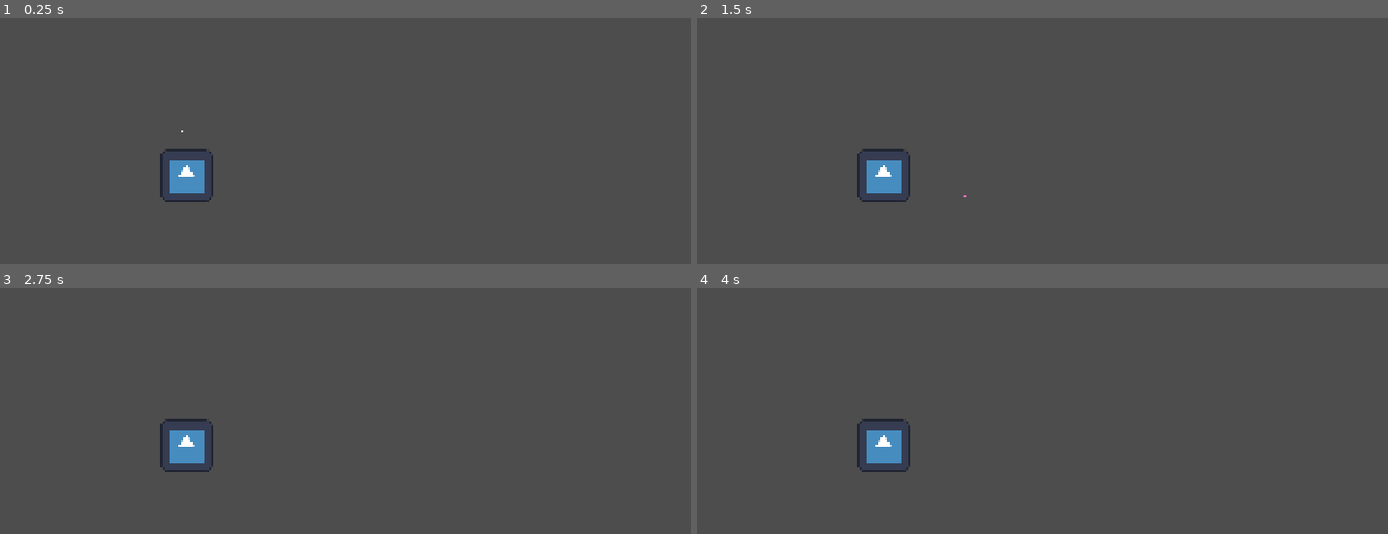
Above: before the commit, frames 1-4 (two rows, left to right).
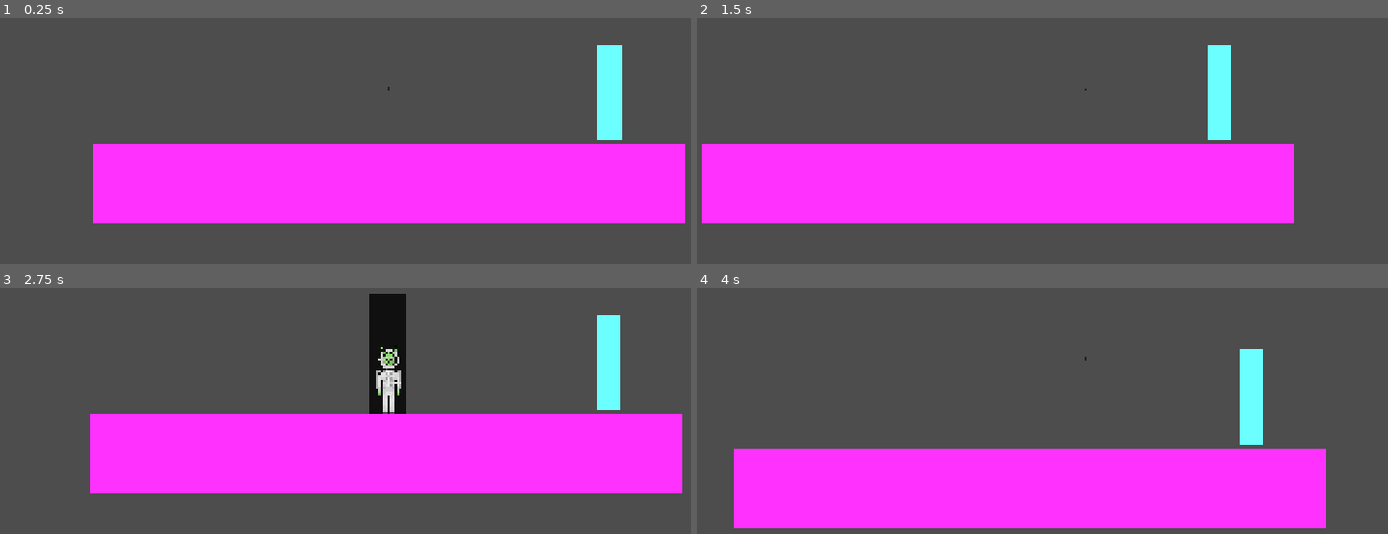
Above: after the commit, the same moments.

Repository: CARLFHG/PARSUA
Game: Godot game, scene res://scene/levelroot1.tscn
Two runs of this game, one before a commit and one after it. Both use one fixed random seed, a clock stepped at 60 frames per second and the inputs below. Before the commit the project starts from res://main.tscn. The engine's default icon, where the game draws it, is replaced by a stand-in: a white triangle on a blue panel in a dark square.
Inputs (mouse positions are in pixels of both pictures, inside the frame that each line leads up to):
- Up to frame 1 (0.25 s): no input
- Up to frame 2 (1.5 s): tap Enter at 0.5 s; move the mouse to (1256, 67) at 0.52 s; hold Right (ui_right) 0.53-1.25 s; click (1256, 67) at 0.67 s; tap Space (jump) at 0.77 s; drag from (931, 111) to (1042, 175) at 1.27 s
- Up to frame 3 (2.75 s): tap Space (jump) at 2 s; move the mouse to (outside the picture) at 2.02 s; hold Left (ui_left) from 2.03 s (still down)
- Up to frame 4 (4 s): release Left (ui_left) at 2.75 s; drag from (1042, 445) to (849, 292) at 2.77 s; tap Enter at 3.5 s; move the mouse to (1318, 423) at 3.52 s; hold Right (ui_right) from 3.53 s (still down); tap Space (jump) at 3.77 s

The runs differ from the first frame. In frame 1, 29% of the frame differs, in the area x 13-100%, y 11-84%; in frame 2, 29%; in frame 3, 32%, in the area x 13-99%, y 2-84%; in frame 4, 30%.

Commit message:
level_exit

Diff:
--- a/levelroot1.tscn
+++ /dev/null
@@ -1,118 +0,0 @@
-[gd_scene load_steps=34 format=3 uid="uid://bmcxuqgvudhyf"]
-
-[ext_resource type="Texture2D" uid="uid://btdc0hujom2ru" path="res://images/asssets/tileset/tilesets/AFTERNOON - GROUND CLIMB.jpg" id="1_4enl8"]
-[ext_resource type="Texture2D" uid="uid://dgqexndugp025" path="res://images/asssets/tileset/tilesets/AFTERNOON - GROUND CORNER LEFT.jpg" id="2_c2cvo"]
-[ext_resource type="Texture2D" uid="uid://bouw3hulj65g6" path="res://images/asssets/tileset/tilesets/DAY - GROUND DESCENT.jpg" id="3_fd1j2"]
-[ext_resource type="Texture2D" uid="uid://cmujwgb156t5k" path="res://images/asssets/tileset/tilesets/DAY - GROUND DOWN CENTER.jpg" id="4_de5ac"]
-[ext_resource type="Texture2D" uid="uid://drx44lr8uvwy6" path="res://images/asssets/tileset/tilesets/DAY - GROUND DOWN LEFT.jpg" id="5_i2c50"]
-[ext_resource type="Texture2D" uid="uid://dw6emgw8jiwmx" path="res://images/asssets/tileset/tilesets/DAY - GROUND DOWN RIGHT.jpg" id="6_3p7hr"]
-[ext_resource type="Texture2D" uid="uid://dvuymvjg61teq" path="res://images/asssets/tileset/tilesets/DAY - GROUND TOP LEFT.jpg" id="7_t4j5p"]
-[ext_resource type="Texture2D" uid="uid://b8ko7ok2pqclb" path="res://images/asssets/tileset/tilesets/DAY - GROUND TOP RIGHT.jpg" id="8_yxxul"]
-[ext_resource type="Texture2D" uid="uid://c0hcyv8xwmmj" path="res://images/asssets/tileset/tilesets/AFTERNOON - GROUND CORNER RIGHT.jpg" id="9_uianm"]
-[ext_resource type="Texture2D" uid="uid://btyfrc2nm6p6k" path="res://images/asssets/tileset/tilesets/AFTERNOON - GROUND DESCENT.jpg" id="10_tv0n6"]
-[ext_resource type="Texture2D" uid="uid://bjgo774q83p58" path="res://images/asssets/tileset/tilesets/AFTERNOON - GROUND TOP CENTER.jpg" id="11_pwm0d"]
-[ext_resource type="Texture2D" uid="uid://bmde8n84mv0lp" path="res://images/asssets/tileset/tilesets/AFTERNOON - GROUND TOP LEFT.jpg" id="12_8itxx"]
-[ext_resource type="Texture2D" uid="uid://ddp51wu46nikn" path="res://images/asssets/tileset/tilesets/AFTERNOON - GROUND TOP RIGHT.jpg" id="13_wyqm5"]
-[ext_resource type="Texture2D" uid="uid://kdnrsdus46wn" path="res://images/asssets/tileset/tilesets/DAY - GROUND CLIMB.jpg" id="14_cc2k8"]
-[ext_resource type="Texture2D" uid="uid://dofokufj5hf27" path="res://images/asssets/tileset/tilesets/DAY - GROUND CORNER LEFT.jpg" id="15_yf1fn"]
-[ext_resource type="Texture2D" uid="uid://c1dudkhk7x8hg" path="res://images/asssets/tileset/tilesets/DAY - GROUND CORNER RIGHT.jpg" id="16_nwa0f"]
-
-[sub_resource type="TileSetAtlasSource" id="TileSetAtlasSource_mcna4"]
-texture = ExtResource("1_4enl8")
-0:0/0 = 0
-1:0/0 = 0
-0:1/0 = 0
-1:1/0 = 0
-
-[sub_resource type="TileSetAtlasSource" id="TileSetAtlasSource_2egoe"]
-texture = ExtResource("2_c2cvo")
-0:0/0 = 0
-
-[sub_resource type="TileSetAtlasSource" id="TileSetAtlasSource_2m5bl"]
-texture = ExtResource("3_fd1j2")
-0:0/0 = 0
-1:0/0 = 0
-0:1/0 = 0
-1:1/0 = 0
-
-[sub_resource type="TileSetAtlasSource" id="TileSetAtlasSource_oxupx"]
-texture = ExtResource("4_de5ac")
-0:0/0 = 0
-
-[sub_resource type="TileSetAtlasSource" id="TileSetAtlasSource_5hh6e"]
-texture = ExtResource("5_i2c50")
-0:0/0 = 0
-
-[sub_resource type="TileSetAtlasSource" id="TileSetAtlasSource_456qx"]
-texture = ExtResource("6_3p7hr")
-0:0/0 = 0
-
-[sub_resource type="TileSetAtlasSource" id="TileSetAtlasSource_iqo2l"]
-texture = ExtResource("7_t4j5p")
-0:0/0 = 0
-
-[sub_resource type="TileSetAtlasSource" id="TileSetAtlasSource_huuai"]
-texture = ExtResource("8_yxxul")
-0:0/0 = 0
-
-[sub_resource type="TileSetAtlasSource" id="TileSetAtlasSource_i7g4v"]
-texture = ExtResource("9_uianm")
-0:0/0 = 0
-
-[sub_resource type="TileSetAtlasSource" id="TileSetAtlasSource_vwyj4"]
-texture = ExtResource("10_tv0n6")
-0:0/0 = 0
-1:0/0 = 0
-0:1/0 = 0
-1:1/0 = 0
-
-[sub_resource type="TileSetAtlasSource" id="TileSetAtlasSource_b6lyl"]
-texture = ExtResource("11_pwm0d")
-0:0/0 = 0
-
-[sub_resource type="TileSetAtlasSource" id="TileSetAtlasSource_vy3ft"]
-texture = ExtResource("12_8itxx")
-0:0/0 = 0
-
-[sub_resource type="TileSetAtlasSource" id="TileSetAtlasSource_jdf06"]
-texture = ExtResource("13_wyqm5")
-0:0/0 = 0
-
-[sub_resource type="TileSetAtlasSource" id="TileSetAtlasSource_spruf"]
-texture = ExtResource("14_cc2k8")
-0:0/0 = 0
-1:0/0 = 0
-0:1/0 = 0
-1:1/0 = 0
-
-[sub_resource type="TileSetAtlasSource" id="TileSetAtlasSource_vbhqc"]
-texture = ExtResource("15_yf1fn")
-0:0/0 = 0
-
-[sub_resource type="TileSetAtlasSource" id="TileSetAtlasSource_e4r2x"]
-texture = ExtResource("16_nwa0f")
-0:0/0 = 0
-
-[sub_resource type="TileSet" id="TileSet_jqywy"]
-sources/0 = SubResource("TileSetAtlasSource_mcna4")
-sources/1 = SubResource("TileSetAtlasSource_2egoe")
-sources/2 = SubResource("TileSetAtlasSource_i7g4v")
-sources/3 = SubResource("TileSetAtlasSource_vwyj4")
-sources/4 = SubResource("TileSetAtlasSource_b6lyl")
-sources/5 = SubResource("TileSetAtlasSource_vy3ft")
-sources/6 = SubResource("TileSetAtlasSource_jdf06")
-sources/7 = SubResource("TileSetAtlasSource_spruf")
-sources/8 = SubResource("TileSetAtlasSource_vbhqc")
-sources/9 = SubResource("TileSetAtlasSource_e4r2x")
-sources/10 = SubResource("TileSetAtlasSource_2m5bl")
-sources/11 = SubResource("TileSetAtlasSource_oxupx")
-sources/12 = SubResource("TileSetAtlasSource_5hh6e")
-sources/13 = SubResource("TileSetAtlasSource_456qx")
-sources/14 = SubResource("TileSetAtlasSource_iqo2l")
-sources/15 = SubResource("TileSetAtlasSource_huuai")
-
-[node name="levelroot" type="Node2D"]
-
-[node name="TileMapLayer" type="TileMapLayer" parent="."]
-texture_filter = 1
-tile_set = SubResource("TileSet_jqywy")
--- a/main.tscn
+++ b/main.tscn
@@ -19,5 +19,5 @@
 texture = ExtResource("2_hbghi")
 
 [node name="CollisionShape2D" type="CollisionShape2D" parent="StaticBody2D"]
-position = Vector2(-0.5, -0.5)
+position = Vector2(5.5, -0.5)
 shape = SubResource("RectangleShape2D_hn12h")
--- /dev/null
+++ b/player.gd
@@ -0,0 +1,14 @@
+extends CharacterBody2D
+
+@export var speed := 200  # movement speed
+
+func _process(delta):
+	# Player movement
+	var input_dir = Vector2.ZERO
+	if Input.is_action_pressed("ui_right"):
+		input_dir.x += 1
+	if Input.is_action_pressed("ui_left"):
+		input_dir.x -= 1
+
+	velocity.x = input_dir.x * speed
+	move_and_slide()
--- a/project.godot
+++ b/project.godot
@@ -11,7 +11,7 @@
 [application]
 
 config/name="parusa"
-run/main_scene="res://main.tscn"
+run/main_scene="uid://bmcxuqgvudhyf"
 config/features=PackedStringArray("4.5", "Forward Plus")
 config/icon="res://main menu bg/icon.svg"
 
--- /dev/null
+++ b/scene/area_2d.gd
@@ -0,0 +1,12 @@
+extends Area2D
+
+@export var next_level_path: String = "res://scene/levelroot2.tscn"
+
+func _ready():
+	connect("body_entered", Callable(self, "_on_body_entered"))
+
+func _on_body_entered(body):
+	print("Body entered:", body.name)
+	if body.name == "player":
+		print("Next level triggered!")
+		get_tree().change_scene_to_file(next_level_path)
--- /dev/null
+++ b/scene/levelroot1.tscn
@@ -0,0 +1,158 @@
+[gd_scene load_steps=38 format=3 uid="uid://bmcxuqgvudhyf"]
+
+[ext_resource type="Texture2D" uid="uid://btdc0hujom2ru" path="res://images/asssets/tileset/tilesets/AFTERNOON - GROUND CLIMB.jpg" id="1_m7qgi"]
+[ext_resource type="Texture2D" uid="uid://dgqexndugp025" path="res://images/asssets/tileset/tilesets/AFTERNOON - GROUND CORNER LEFT.jpg" id="2_ysguc"]
+[ext_resource type="Texture2D" uid="uid://bouw3hulj65g6" path="res://images/asssets/tileset/tilesets/DAY - GROUND DESCENT.jpg" id="3_2pbjb"]
+[ext_resource type="Texture2D" uid="uid://cmujwgb156t5k" path="res://images/asssets/tileset/tilesets/DAY - GROUND DOWN CENTER.jpg" id="4_ae3rc"]
+[ext_resource type="Texture2D" uid="uid://drx44lr8uvwy6" path="res://images/asssets/tileset/tilesets/DAY - GROUND DOWN LEFT.jpg" id="5_nq3jo"]
+[ext_resource type="Texture2D" uid="uid://dw6emgw8jiwmx" path="res://images/asssets/tileset/tilesets/DAY - GROUND DOWN RIGHT.jpg" id="6_1af71"]
+[ext_resource type="Texture2D" uid="uid://dvuymvjg61teq" path="res://images/asssets/tileset/tilesets/DAY - GROUND TOP LEFT.jpg" id="7_hyoyy"]
+[ext_resource type="Texture2D" uid="uid://b8ko7ok2pqclb" path="res://images/asssets/tileset/tilesets/DAY - GROUND TOP RIGHT.jpg" id="8_hp5rf"]
+[ext_resource type="Texture2D" uid="uid://c0hcyv8xwmmj" path="res://images/asssets/tileset/tilesets/AFTERNOON - GROUND CORNER RIGHT.jpg" id="9_6qviy"]
+[ext_resource type="Texture2D" uid="uid://btyfrc2nm6p6k" path="res://images/asssets/tileset/tilesets/AFTERNOON - GROUND DESCENT.jpg" id="10_pl3rg"]
+[ext_resource type="Texture2D" uid="uid://bjgo774q83p58" path="res://images/asssets/tileset/tilesets/AFTERNOON - GROUND TOP CENTER.jpg" id="11_atv1m"]
+[ext_resource type="Texture2D" uid="uid://bmde8n84mv0lp" path="res://images/asssets/tileset/tilesets/AFTERNOON - GROUND TOP LEFT.jpg" id="12_lvaoc"]
+[ext_resource type="Texture2D" uid="uid://ddp51wu46nikn" path="res://images/asssets/tileset/tilesets/AFTERNOON - GROUND TOP RIGHT.jpg" id="13_mgl0n"]
+[ext_resource type="Texture2D" uid="uid://kdnrsdus46wn" path="res://images/asssets/tileset/tilesets/DAY - GROUND CLIMB.jpg" id="14_pbcvv"]
+[ext_resource type="Texture2D" uid="uid://dofokufj5hf27" path="res://images/asssets/tileset/tilesets/DAY - GROUND CORNER LEFT.jpg" id="15_e62by"]
+[ext_resource type="Texture2D" uid="uid://c1dudkhk7x8hg" path="res://images/asssets/tileset/tilesets/DAY - GROUND CORNER RIGHT.jpg" id="16_pry68"]
+[ext_resource type="PackedScene" uid="uid://c0iii0d5t8i0u" path="res://scene/player.tscn" id="17_sgyl7"]
+[ext_resource type="Script" uid="uid://b6vcph83sqy05" path="res://scene/area_2d.gd" id="18_ysguc"]
+
+[sub_resource type="TileSetAtlasSource" id="TileSetAtlasSource_mcna4"]
+texture = ExtResource("1_m7qgi")
+0:0/0 = 0
+1:0/0 = 0
+0:1/0 = 0
+1:1/0 = 0
+
+[sub_resource type="TileSetAtlasSource" id="TileSetAtlasSource_2egoe"]
+texture = ExtResource("2_ysguc")
+0:0/0 = 0
+
+[sub_resource type="TileSetAtlasSource" id="TileSetAtlasSource_2m5bl"]
+texture = ExtResource("3_2pbjb")
+0:0/0 = 0
+1:0/0 = 0
+0:1/0 = 0
+1:1/0 = 0
+
+[sub_resource type="TileSetAtlasSource" id="TileSetAtlasSource_oxupx"]
+texture = ExtResource("4_ae3rc")
+0:0/0 = 0
+
+[sub_resource type="TileSetAtlasSource" id="TileSetAtlasSource_5hh6e"]
+texture = ExtResource("5_nq3jo")
+0:0/0 = 0
+
+[sub_resource type="TileSetAtlasSource" id="TileSetAtlasSource_456qx"]
+texture = ExtResource("6_1af71")
+0:0/0 = 0
+
+[sub_resource type="TileSetAtlasSource" id="TileSetAtlasSource_iqo2l"]
+texture = ExtResource("7_hyoyy")
+0:0/0 = 0
+
+[sub_resource type="TileSetAtlasSource" id="TileSetAtlasSource_huuai"]
+texture = ExtResource("8_hp5rf")
+0:0/0 = 0
+
+[sub_resource type="TileSetAtlasSource" id="TileSetAtlasSource_i7g4v"]
+texture = ExtResource("9_6qviy")
+0:0/0 = 0
+
+[sub_resource type="TileSetAtlasSource" id="TileSetAtlasSource_vwyj4"]
+texture = ExtResource("10_pl3rg")
+0:0/0 = 0
+1:0/0 = 0
+0:1/0 = 0
+1:1/0 = 0
+
+[sub_resource type="TileSetAtlasSource" id="TileSetAtlasSource_b6lyl"]
+texture = ExtResource("11_atv1m")
+0:0/0 = 0
+
+[sub_resource type="TileSetAtlasSource" id="TileSetAtlasSource_vy3ft"]
+texture = ExtResource("12_lvaoc")
+0:0/0 = 0
+
+[sub_resource type="TileSetAtlasSource" id="TileSetAtlasSource_jdf06"]
+texture = ExtResource("13_mgl0n")
+0:0/0 = 0
+
+[sub_resource type="TileSetAtlasSource" id="TileSetAtlasSource_spruf"]
+texture = ExtResource("14_pbcvv")
+0:0/0 = 0
+1:0/0 = 0
+0:1/0 = 0
+1:1/0 = 0
+
+[sub_resource type="TileSetAtlasSource" id="TileSetAtlasSource_vbhqc"]
+texture = ExtResource("15_e62by")
+0:0/0 = 0
+
+[sub_resource type="TileSetAtlasSource" id="TileSetAtlasSource_e4r2x"]
+texture = ExtResource("16_pry68")
+0:0/0 = 0
+
+[sub_resource type="TileSet" id="TileSet_jqywy"]
+sources/0 = SubResource("TileSetAtlasSource_mcna4")
+sources/1 = SubResource("TileSetAtlasSource_2egoe")
+sources/2 = SubResource("TileSetAtlasSource_i7g4v")
+sources/3 = SubResource("TileSetAtlasSource_vwyj4")
+sources/4 = SubResource("TileSetAtlasSource_b6lyl")
+sources/5 = SubResource("TileSetAtlasSource_vy3ft")
+sources/6 = SubResource("TileSetAtlasSource_jdf06")
+sources/7 = SubResource("TileSetAtlasSource_spruf")
+sources/8 = SubResource("TileSetAtlasSource_vbhqc")
+sources/9 = SubResource("TileSetAtlasSource_e4r2x")
+sources/10 = SubResource("TileSetAtlasSource_2m5bl")
+sources/11 = SubResource("TileSetAtlasSource_oxupx")
+sources/12 = SubResource("TileSetAtlasSource_5hh6e")
+sources/13 = SubResource("TileSetAtlasSource_456qx")
+sources/14 = SubResource("TileSetAtlasSource_iqo2l")
+sources/15 = SubResource("TileSetAtlasSource_huuai")
+
+[sub_resource type="CapsuleShape2D" id="CapsuleShape2D_0yq6r"]
+radius = 41.0
+height = 246.0
+
+[sub_resource type="RectangleShape2D" id="RectangleShape2D_m7qgi"]
+size = Vector2(1895, 181)
+
+[node name="levelroot" type="Node2D"]
+
+[node name="TileMapLayer" type="TileMapLayer" parent="."]
+texture_filter = 1
+tile_set = SubResource("TileSet_jqywy")
+
+[node name="player" parent="." instance=ExtResource("17_sgyl7")]
+position = Vector2(-2, 0)
+
+[node name="Area2D" type="Area2D" parent="."]
+script = ExtResource("18_ysguc")
+
+[node name="CollisionShape2D" type="CollisionShape2D" parent="Area2D"]
+position = Vector2(549, 74)
+shape = SubResource("CapsuleShape2D_0yq6r")
+
+[node name="ColorRect" type="ColorRect" parent="Area2D/CollisionShape2D"]
+offset_left = -31.0
+offset_top = -110.0
+offset_right = 27.0
+offset_bottom = 126.0
+color = Color(0.42352942, 1, 1, 1)
+
+[node name="StaticBody2D" type="StaticBody2D" parent="."]
+position = Vector2(-31, 276)
+
+[node name="CollisionShape2D" type="CollisionShape2D" parent="StaticBody2D"]
+position = Vector2(49.5, 33.5)
+shape = SubResource("RectangleShape2D_m7qgi")
+
+[node name="ColorRect" type="ColorRect" parent="StaticBody2D"]
+offset_left = -703.0
+offset_top = -63.0
+offset_right = 762.0
+offset_bottom = 131.0
+color = Color(1, 0.19215687, 1, 1)
--- /dev/null
+++ b/scene/levelroot2.tscn
@@ -0,0 +1,24 @@
+[gd_scene load_steps=3 format=3 uid="uid://b1vu7818huimd"]
+
+[ext_resource type="PackedScene" uid="uid://c0iii0d5t8i0u" path="res://scene/player.tscn" id="1_52iyk"]
+
+[sub_resource type="RectangleShape2D" id="RectangleShape2D_go8nq"]
+size = Vector2(1895, 181)
+
+[node name="Node2D" type="Node2D"]
+
+[node name="player" parent="." instance=ExtResource("1_52iyk")]
+
+[node name="StaticBody2D" type="StaticBody2D" parent="."]
+position = Vector2(-31, 276)
+
+[node name="CollisionShape2D" type="CollisionShape2D" parent="StaticBody2D"]
+position = Vector2(49.5, 33.5)
+shape = SubResource("RectangleShape2D_go8nq")
+
+[node name="ColorRect" type="ColorRect" parent="StaticBody2D"]
+offset_left = -703.0
+offset_top = -63.0
+offset_right = 762.0
+offset_bottom = 131.0
+color = Color(0.055092014, 0.31101215, 0.48864418, 1)
--- a/scene/player.tscn
+++ b/scene/player.tscn
@@ -140,7 +140,7 @@
 }]
 
 [sub_resource type="RectangleShape2D" id="RectangleShape2D_ct4mp"]
-size = Vector2(21.666668, 27)
+size = Vector2(27.333332, 60)
 
 [node name="player" type="CharacterBody2D"]
 texture_filter = 1
@@ -155,9 +155,11 @@
 autoplay = "idling"
 
 [node name="CollisionShape2D" type="CollisionShape2D" parent="."]
-position = Vector2(0.8333335, 2.1666665)
+position = Vector2(-1.3333325, 17.666668)
 shape = SubResource("RectangleShape2D_ct4mp")
 
 [node name="jump sound" type="AudioStreamPlayer2D" parent="."]
 texture_filter = 1
 stream = ExtResource("5_s4jxa")
+
+[node name="Camera2D" type="Camera2D" parent="."]
--- /dev/null
+++ b/script/level_exit.gd
@@ -0,0 +1,12 @@
+extends Area2D
+
+@export var next_level_path: String = "res://scene/levelroot2.tscn"
+
+func _ready():
+	connect("body_entered", Callable(self, "_on_body_entered"))
+
+func _on_body_entered(body):
+	print("Body entered:", body.name)
+	if body.name == "player":
+		print("Next level triggered!")
+		get_tree().change_scene_to_file(next_level_path)
Not shown, added: player.gd.uid
Not shown, added: scene/area_2d.gd.uid
Not shown, added: script/level_exit.gd.uid
